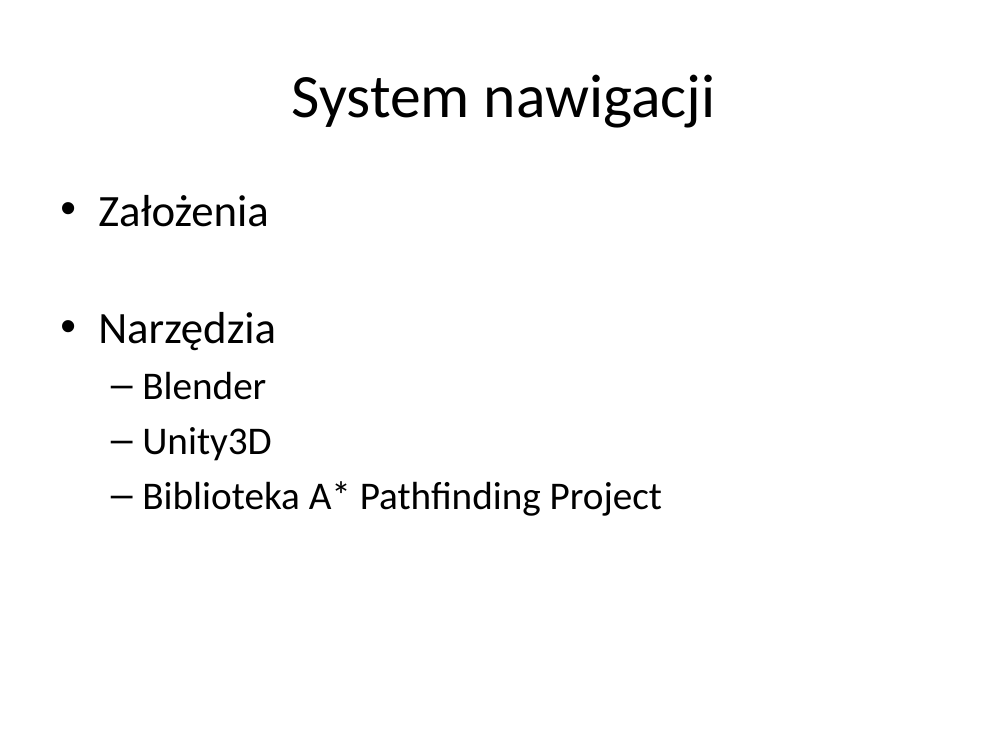
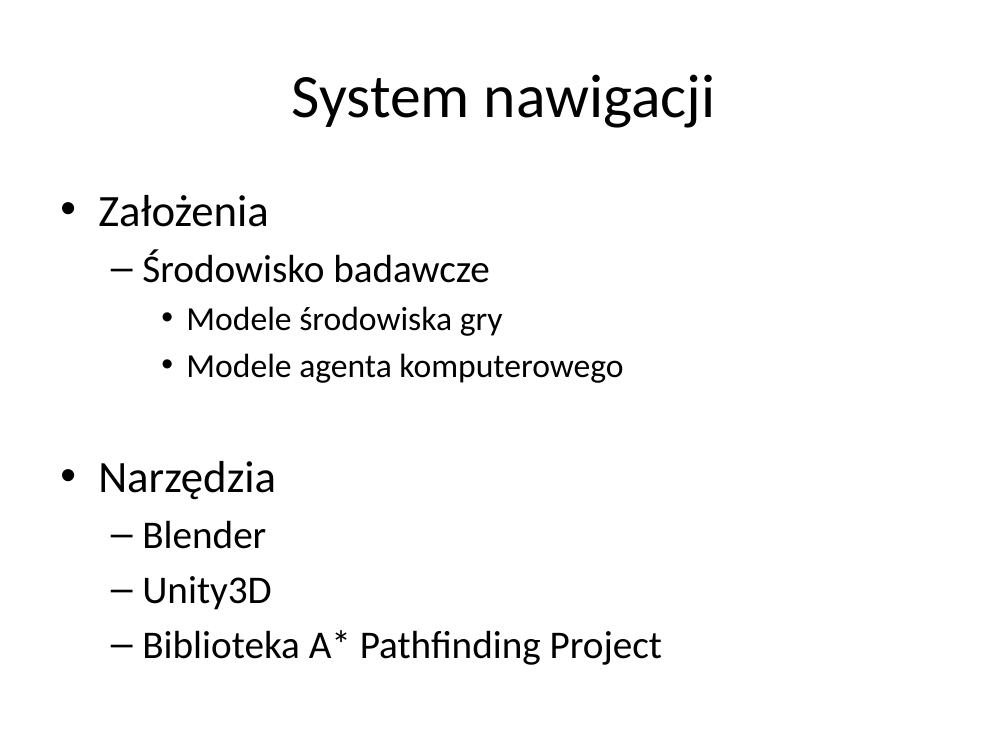
Before and after one commit to sskullgra/Character-Navigation, a slide deck: slide 5 of Nawigacja w grach komputerowych.pptx (slide 6 before the commit). Drawn at 1008x756 pixels with LibreOffice and Linux fonts; fonts in the diff are those of the drawing. Boxes give left, top, right and bottom in pixels: in the first picture for what was removed or moved away, otherwise in the second. Text is boxed around its words. In the diff, an @@ line names an element or a change of style, - is before the commit and + after.

```diff
--- a/Nawigacja w grach komputerowych.pptx
+++ b/Nawigacja w grach komputerowych.pptx
@@ text at (142, 249, 623, 383): paragraphs added @@
+  – Środowisko badawcze
+    • Modele środowiska gry
+    • Modele agenta komputerowego
```
Also in this commit, not shown: 6 other slides changed, 2 slides added, 2 slides removed, 1 other file.
